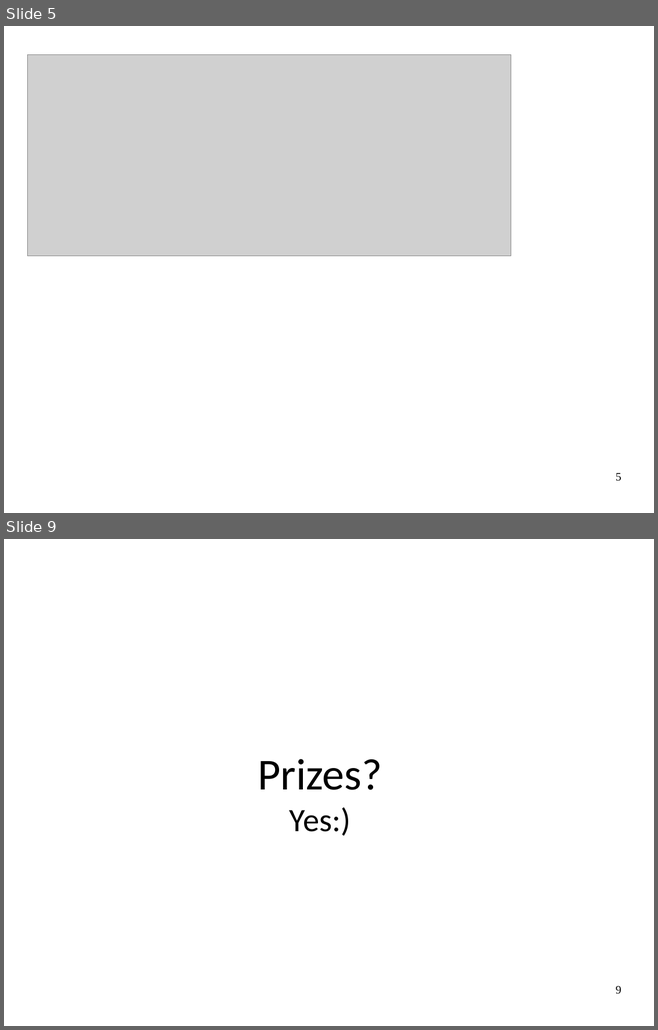
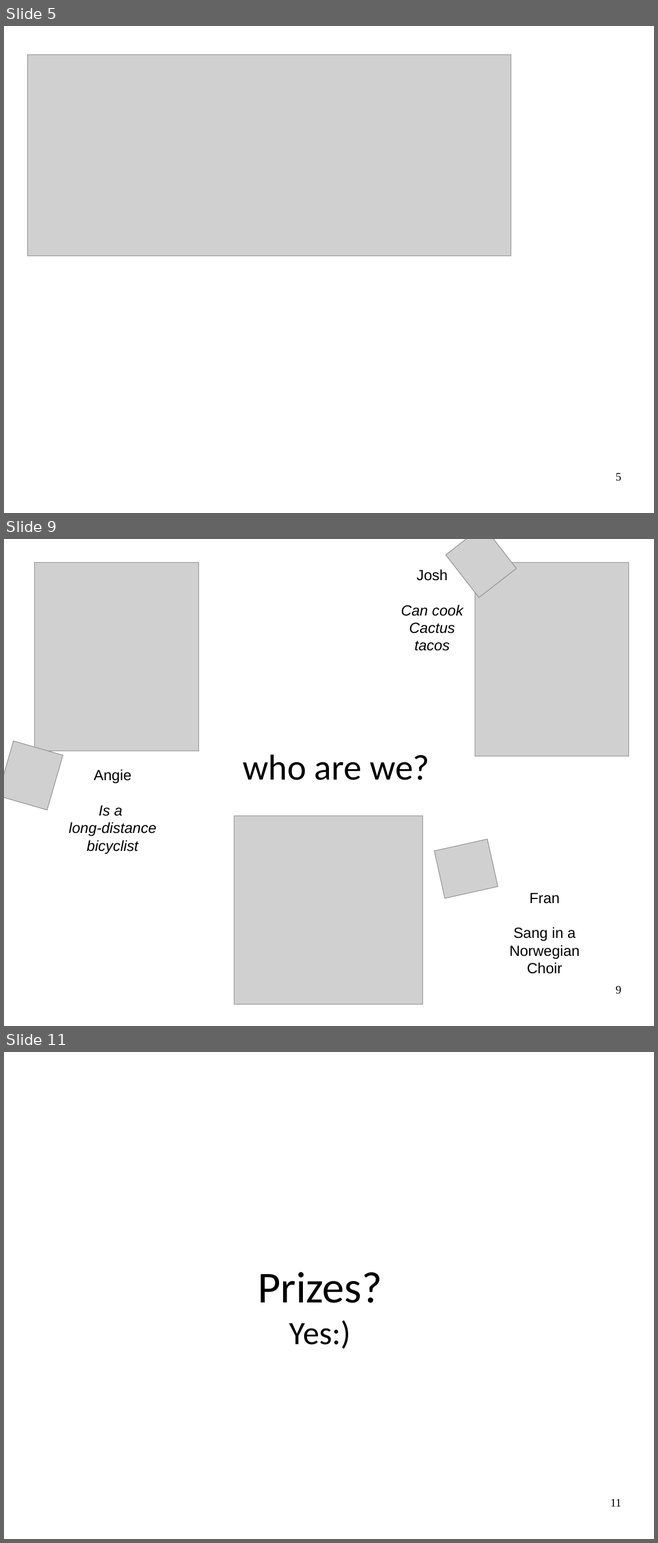
Before and after one commit to JRMeyer/kyrgyz-voice-hackathon, a slide deck: slides/hackathon-intro.odp. Shown one above the other, each under a label of ours: slides 5 and 9 before the commit, slides 5, 9 and 11 after it; the slides between them are not shown. The pictures are 658x1030 and 658x1543 pixels, drawn with LibreOffice and Linux fonts; fonts in the diff are those of the drawing; grey boxes stand for pictures. Boxes give left, top, right and bottom in pixels: in the first picture for what was removed or moved away, otherwise in the second. Text is boxed around its words. In the diff, an @@ line names an element or a change of style, - is before the commit and + after.

```diff
--- a/slides/hackathon-intro.odp
+++ b/slides/hackathon-intro.odp
@@ slide 9 added at [4,539,654,1026], background #FFFFFF @@
@@ picture added at [445,539,516,598] @@
@@ picture added at [35,563,198,751] @@
@@ text added at [401,569,463,651], 18 pt, text #000000, italic @@
+Josh
+Can cook
+Cactus tacos
@@ picture added at [474,563,629,756] @@
@@ picture added at [4,741,63,810] @@
@@ subtitle added at [242,755,429,780], 44 pt, text #000000 @@
+who are we?
@@ text added at [69,769,157,854], 18 pt, text #000000, italic @@
+Angie
+Is a
+long-distance
+bicyclist
@@ picture added at [234,816,423,1005] @@
@@ picture added at [434,839,498,899] @@
@@ text added at [509,893,579,974], 18 pt, text #000000 @@
+Fran
+Sang in a
+Norwegian
+Choir
@@ page number added at [615,986,621,994], 14 pt, text #000000 @@
+9
@@ what was slide 9 is now slide 11 @@
@@ page number at [610,1499,621,1507]: text changed @@
-9
+11
```
Also in this commit, not shown: 1 slide changed, 3 other slides added, 2 slides removed, 5 other files.
